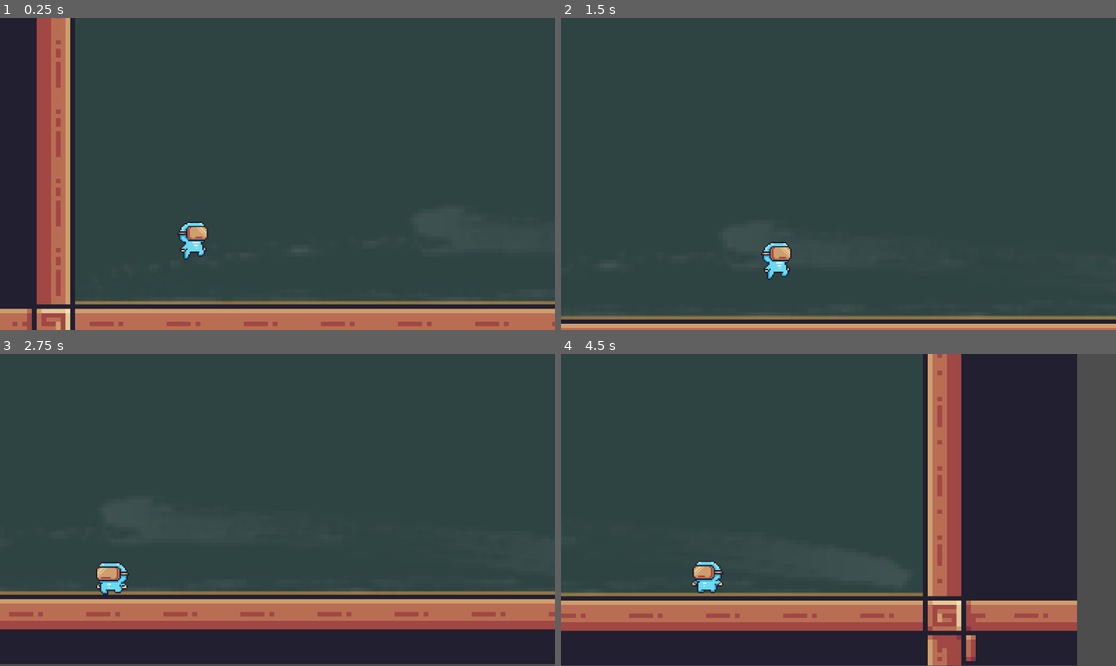
Above: before the commit, frames 1-4 (two rows, left to right).
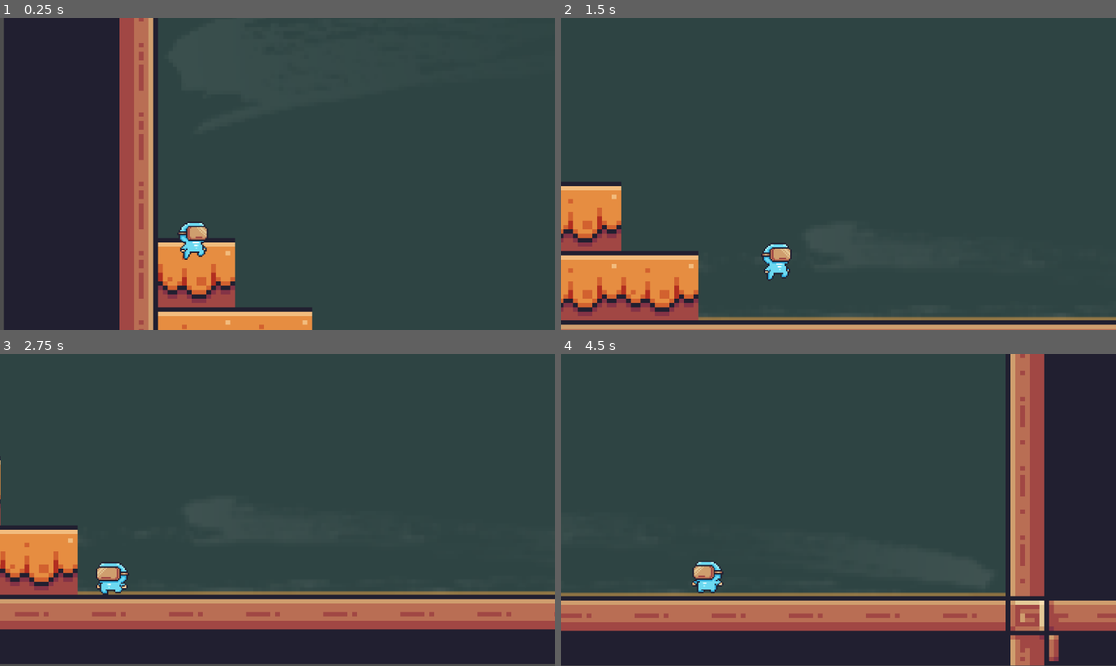
Above: after the commit, the same moments.

Repository: IsmaelCanseno/Mystic-Word--The-Words-Hunt
Game: Godot game, scene res://Scenes/Level2.tscn
Same seed, same stepped clock (60 frames per second), same inputs: the game is played once before the commit and once after it. This scene is started directly instead of the project's main scene.
Inputs:
- Up to frame 1 (0.25 s): no input
- Up to frame 2 (1.5 s): hold D (right) from 0.53 s (still down); tap W (jump) at 0.77 s
- Up to frame 3 (2.75 s): tap W (jump) at 1.52 s; release D (right) at 2.03 s; hold A (left) from 2.03 s (still down)
- Up to frame 4 (4.5 s): release A (left) at 2.78 s; hold D (right) 2.78-4.28 s; tap W (jump) at 3.02, 3.77 s; hold A (left) from 4.28 s (still down)

The runs differ from the first frame. In frame 1, 31% of the frame differs, in the area x 0-100%, y 0-100%; in frame 2, 9.7%; in frame 3, 3.5%; in frame 4, 26%.

Commit message:
Update Level2.tscn

Diff:
--- a/new-game-project/Scenes/Level2.tscn
+++ b/new-game-project/Scenes/Level2.tscn
@@ -185,11 +185,11 @@
 [node name="TileMapLayer" type="TileMapLayer" parent="."]
 texture_filter = 1
 scale = Vector2(5, 4.5)
-tile_map_data = PackedByteArray("AAAJAAgAAAABAAQAAAAIAAgAAAA …(896 unchanged characters)… BAAUAAAD//wcAAAABAAUAAAD//wgAAAABAAUAAAA=")
+tile_map_data = PackedByteArray("AAAJAAgAAAABAAQAAAAIAAgAAAA …(896 unchanged characters)… BAAUAAAD//wcAAAABAAUAAAD//wgAAAABAAUAAAACAAYAAAAHAAQAAAADAAcAAAAHAAQAAAABAAYAAAAHAAQAAAABAAcAAAAHAAQAAAACAAcAAAAHAAQAAAABAAUAAAAHAAQAAAA=")
 tile_set = SubResource("TileSet_56ogb")
 
 [node name="CharacterBody2D" parent="." instance=ExtResource("3_kgn2c")]
-position = Vector2(202, 475)
+position = Vector2(116, 328)
 
 [node name="Camera2D" type="Camera2D" parent="CharacterBody2D"]
 position = Vector2(0.8, 0.667)
